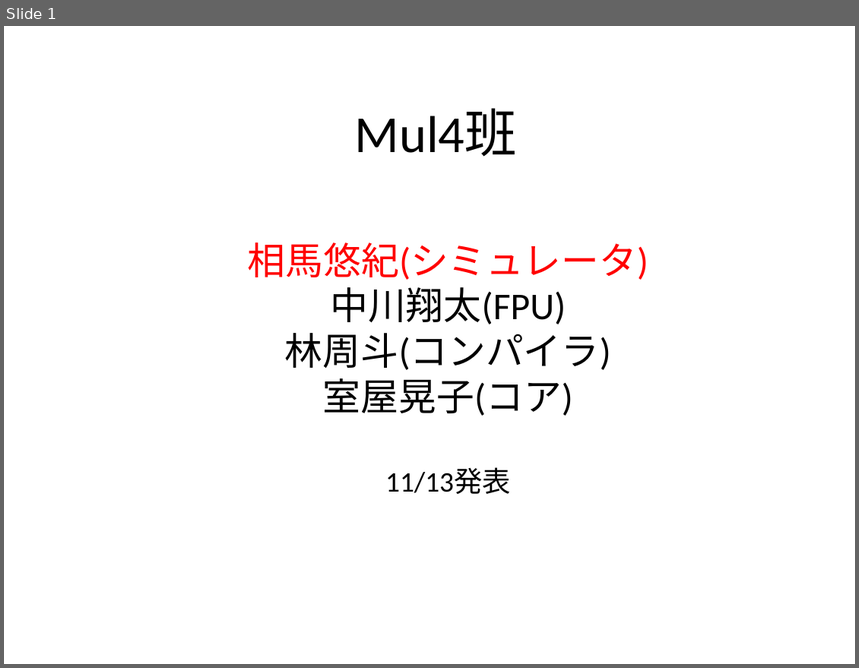
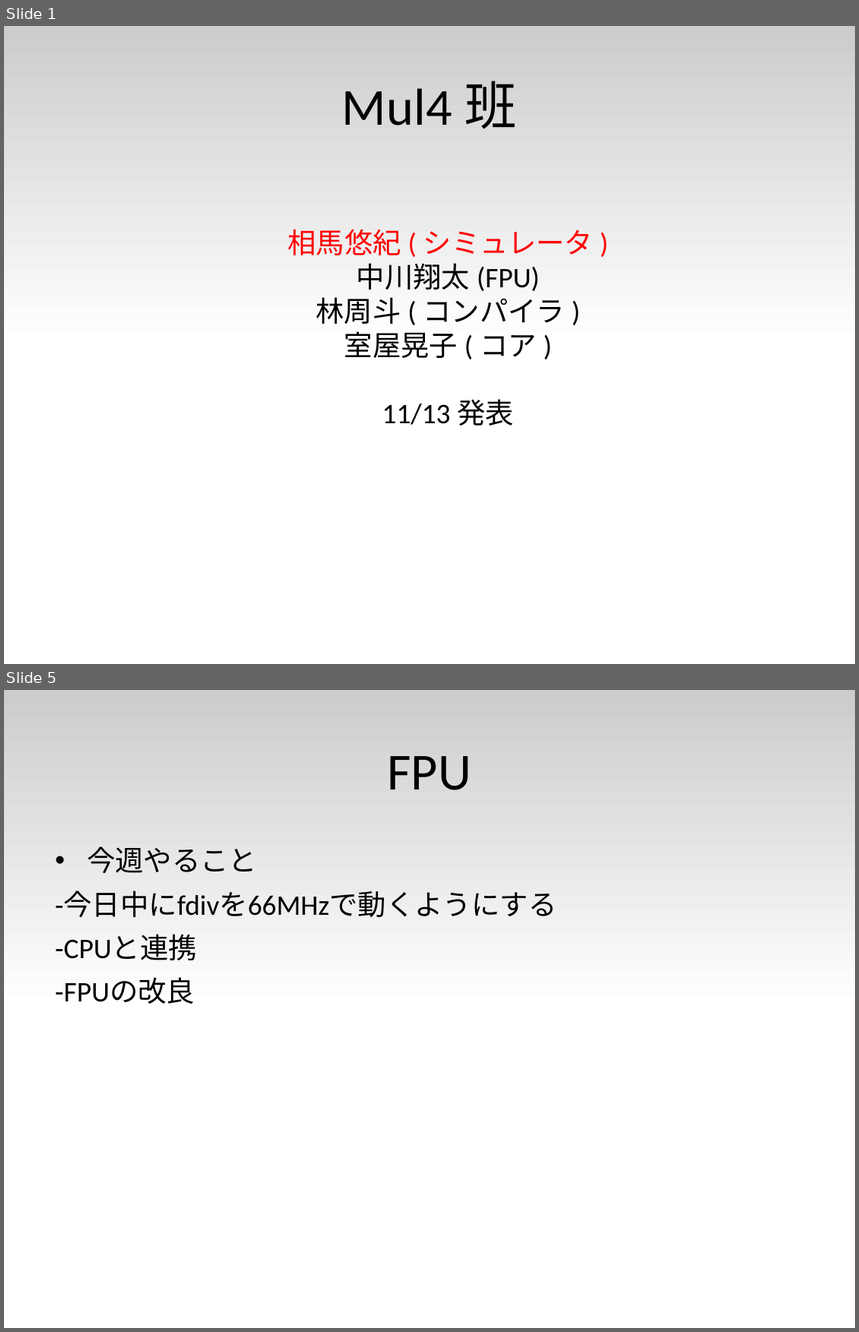
Before and after one commit to cpumul4/cpuex, a slide deck: prsn/1113/1113.odp. Shown one above the other, each under a label of ours: slide 1 before the commit, slides 1 and 5 after it; the slides between them are not shown. The pictures are 859x668 and 859x1332 pixels, drawn with LibreOffice and Linux fonts; fonts in the diff are those of the drawing. Boxes give left, top, right and bottom in pixels: in the first picture for what was removed or moved away, otherwise in the second. Text is boxed around its words. In the diff, an @@ line names an element or a change of style, - is before the commit and + after.

```diff
--- a/prsn/1113/1113.odp
+++ b/prsn/1113/1113.odp
@@ slide 5 added at [4, 690, 855, 1328], background #FFFFFF; not listed: 1 template element that a slide beside it also shows @@
@@ title added at [388, 756, 472, 790], 44 pt, text #000000 @@
+FPU
@@ text added at [55, 847, 557, 1004], 24 pt, text #000000 @@
+• 今週やること
+-今日中にfdivを66MHzで動くようにする
+-CPUと連携
+-FPUの改良
@@ slide 1 changed as well @@
@@ rectangle added at [4, 26, 855, 345], fill gradient #CCCCCC to #FFFFFF @@
@@ title "Mul4班" rewrapped from [355, 110, 517, 157] to [47, 52, 813, 158] @@
@@ subtitle "相馬悠紀(シミュレータ) 中川翔太(FPU) 林周斗(コンパイラ) 室屋晃子(コア) 11/13発表" at [287, 229, 593, 425]: size 32 to 24 pt in "相馬悠紀(シミュレータ) 中川翔太(FPU) 林周斗(コンパイラ) 室屋晃子(コア)" @@
```
Also in this commit, not shown: 3 other slides changed, 3 other slides added.
